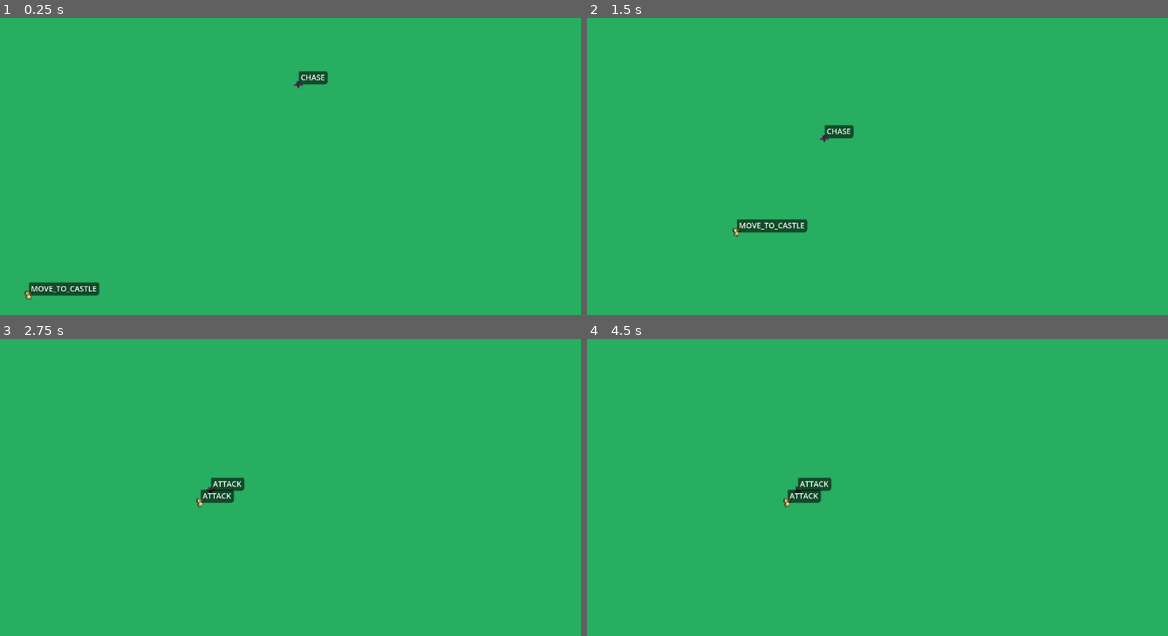
Above: before the commit, frames 1-4 (two rows, left to right).
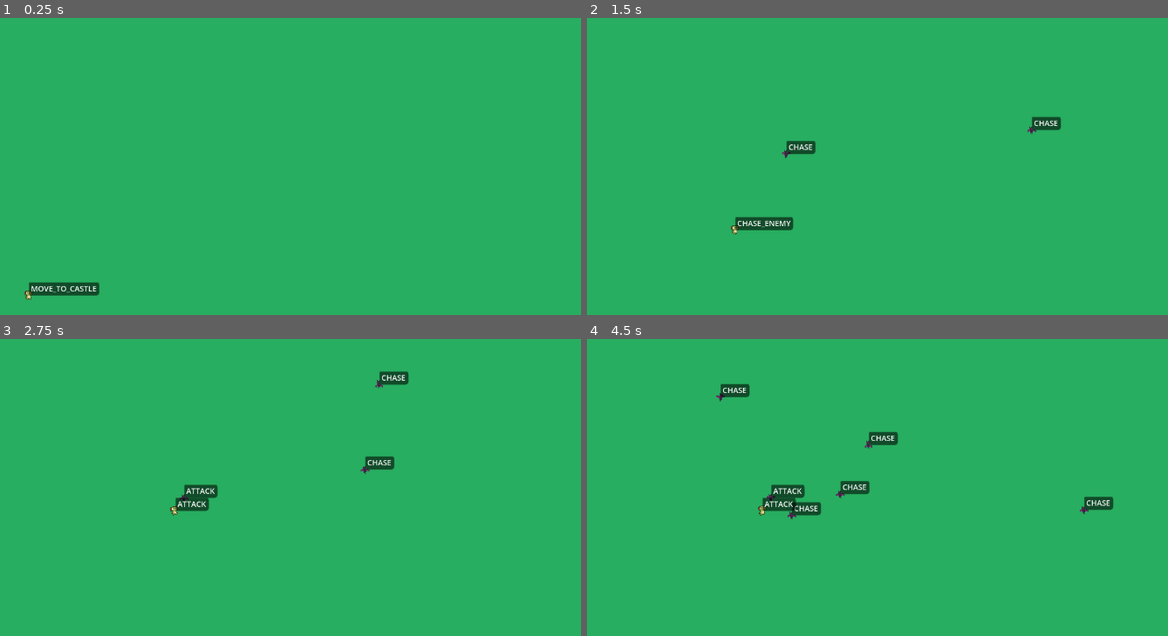
Above: after the commit, the same moments.

Repository: p-lorenzo/reversevs
Game: Godot game, scene res://scenes/world.tscn
Two runs of this game, one before a commit and one after it. Both use one fixed random seed, a clock stepped at 60 frames per second and the inputs below.
Inputs (mouse positions are in pixels of both pictures, inside the frame that each line leads up to):
- Up to frame 1 (0.25 s): no input
- Up to frame 2 (1.5 s): move the mouse to (1080, 110) at 0.52 s; click (1080, 110) at 0.67 s; move the mouse to (790, 148) at 1.27 s; click (790, 148) at 1.42 s
- Up to frame 3 (2.75 s): move the mouse to (412, 365) at 2.02 s; click (412, 365) at 2.17 s
- Up to frame 4 (4.5 s): move the mouse to (894, 529) at 2.77 s; click (894, 529) at 2.92 s; move the mouse to (1138, 511) at 3.52 s; click (1138, 511) at 3.67 s; move the mouse to (720, 392) at 4.27 s; click (720, 392) at 4.42 s

The runs differ from the first frame. In frame 1, 0.3% of the frame differs, in the area x 50-57%, y 17-24%; in frame 2, 1.3%; in frame 3, 1.4%; in frame 4, 2.1%, in the area x 22-91%, y 14-61%.

Commit message:
feat: enemies now spawn on tap

Diff:
--- a/scenes/world.tscn
+++ b/scenes/world.tscn
@@ -1,7 +1,8 @@
-[gd_scene load_steps=4 format=3 uid="uid://os1m6s0ljdo4"]
+[gd_scene load_steps=5 format=3 uid="uid://os1m6s0ljdo4"]
 
 [ext_resource type="PackedScene" uid="uid://b22drsgl0fpi" path="res://scenes/hero.tscn" id="2_rwgxs"]
 [ext_resource type="PackedScene" uid="uid://cc7gqs5d3ld4t" path="res://scenes/enemy.tscn" id="3_4wyf3"]
+[ext_resource type="Script" uid="uid://borem4ksvhkfm" path="res://scripts/player.gd" id="3_k0juu"]
 
 [sub_resource type="RectangleShape2D" id="RectangleShape2D_rwgxs"]
 size = Vector2(60, 77)
@@ -22,5 +23,9 @@
 position = Vector2(0, -6.5)
 shape = SubResource("RectangleShape2D_rwgxs")
 
-[node name="Enemy" parent="." instance=ExtResource("3_4wyf3")]
-position = Vector2(586, 257)
+[node name="Player" type="Node2D" parent="." node_paths=PackedStringArray("spawn_parent_path")]
+script = ExtResource("3_k0juu")
+enemy_scene = ExtResource("3_4wyf3")
+spawn_parent_path = NodePath("../Enemies")
+
+[node name="Enemies" type="Node2D" parent="."]
--- /dev/null
+++ b/scripts/player.gd
@@ -0,0 +1,43 @@
+# SpawnerOnClick.gd
+extends Node2D
+class_name SpawnerOnClick
+
+@export var enemy_scene: PackedScene          # assegna qui la scena dell'enemy (PackedScene)
+@export var spawn_parent_path: Node
+@export var add_to_enemies_group := true      # metti automaticamente i nuovi in "enemies"
+
+var _spawn_parent: Node = null
+
+func _ready() -> void:
+	_spawn_parent = spawn_parent_path
+
+func _unhandled_input(event: InputEvent) -> void:
+	# Mouse sinistro
+	if event is InputEventMouseButton and event.pressed and event.button_index == MOUSE_BUTTON_LEFT:
+		_spawn_at(get_global_mouse_position())
+	# Touch (mobile)
+	elif event is InputEventScreenTouch and event.pressed:
+		var pos = event.position
+		var world_pos = pos
+		var cam := get_viewport().get_camera_2d()
+		if cam:
+			world_pos = cam.screen_to_world(pos)
+		_spawn_at(world_pos)
+
+func _spawn_at(world_pos: Vector2) -> void:
+	if enemy_scene == null:
+		push_warning("enemy_scene non assegnata. Niente spawn, niente party.")
+		return
+
+	var enemy := enemy_scene.instantiate()
+	# Se l'enemy è un Node2D (o derivati), posizionalo
+	if enemy is Node2D:
+		enemy.global_position = world_pos
+	# Attacca al parent designato, altrimenti al nodo corrente
+	if is_instance_valid(_spawn_parent):
+		_spawn_parent.add_child(enemy)
+	else:
+		add_child(enemy)
+
+	if add_to_enemies_group:
+		enemy.add_to_group("enemies")
Not shown, added: scripts/player.gd.uid
